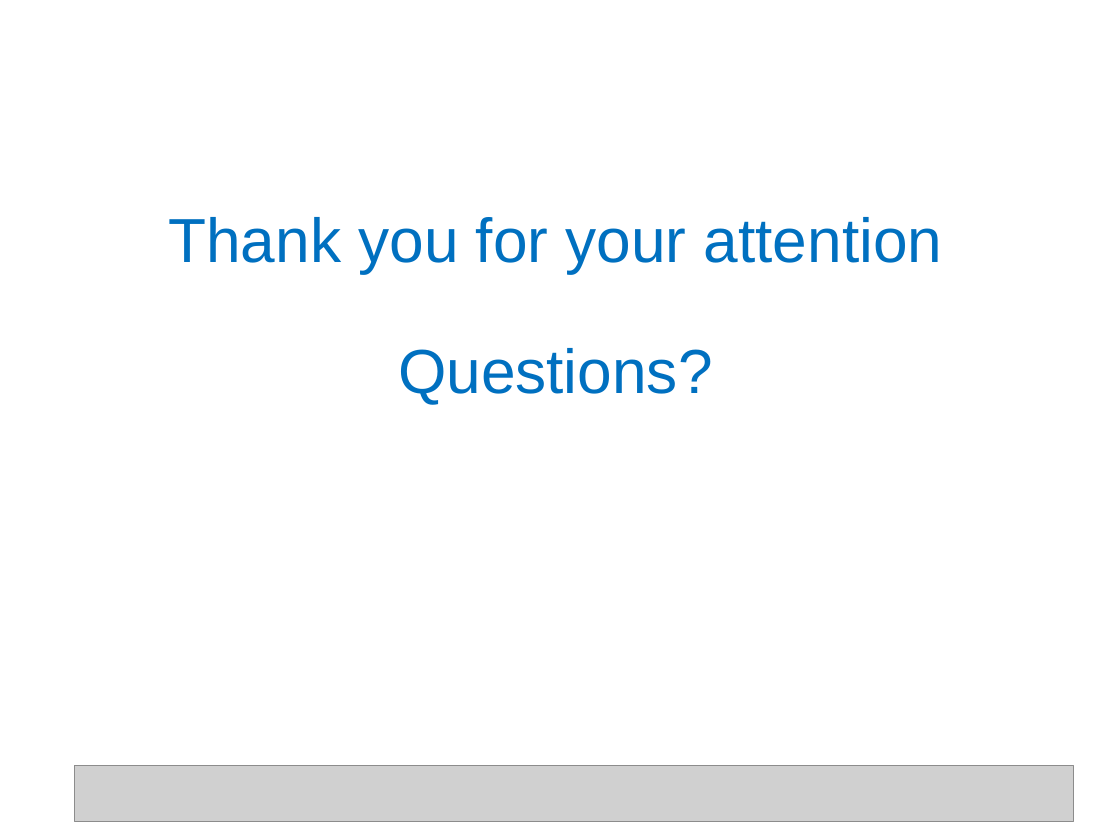
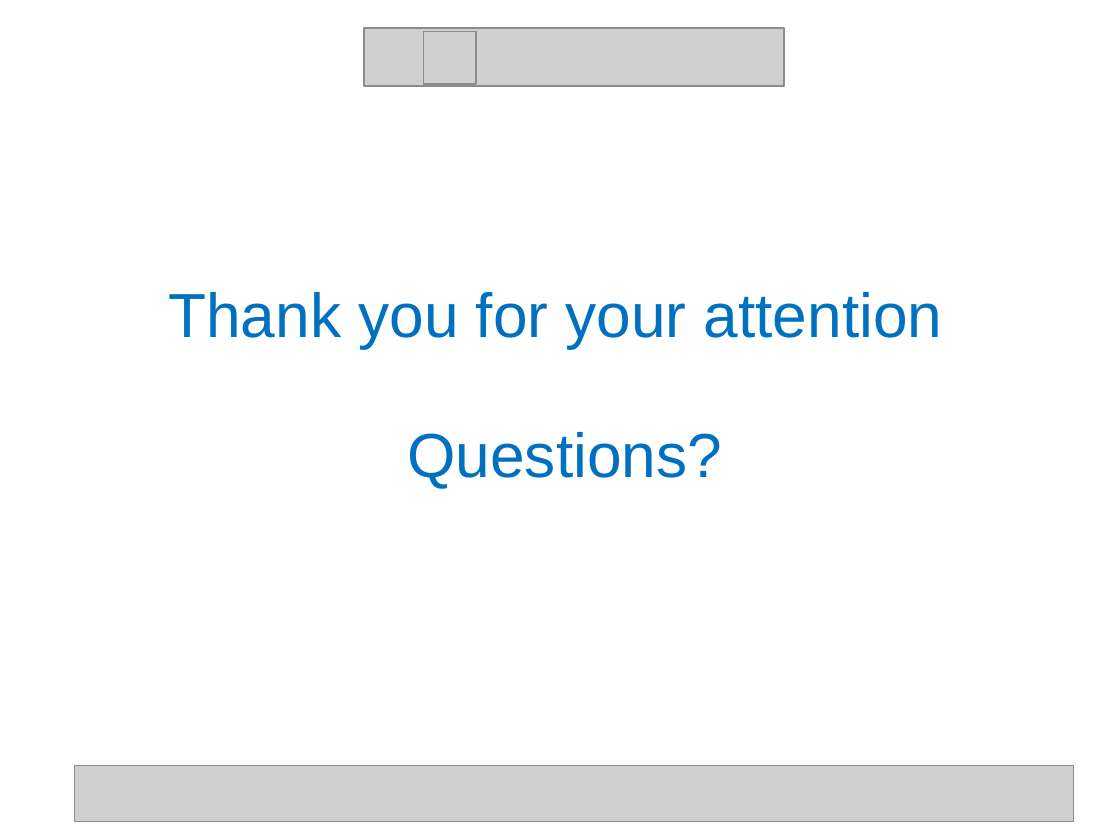
Before and after one commit to shyamTum/JavaScript, a slide deck: slide 43 of Final.pptx (slide 42 before the commit). Drawn at 1120x840 pixels with LibreOffice and Linux fonts; fonts in the diff are those of the drawing; grey boxes stand for pictures. Boxes give left, top, right and bottom in pixels: in the first picture for what was removed or moved away, otherwise in the second. Text is boxed around its words. In the diff, an @@ line names an element or a change of style, - is before the commit and + after.

```diff
--- a/Final.pptx
+++ b/Final.pptx
@@ picture added at (364,28,784,86) @@
@@ picture added at (423,31,476,84) @@
@@ title "Thank you for your attention": place and size @@
-title "Thank you for your attention" at (168,217,942,274)
+title "Thank you for your attention" at (168,292,942,348)
@@ text "Questions?": place and size @@
-text "Questions?" at (398,348,713,404)
+text "Questions?" at (407,432,722,488)
```
Also in this commit, not shown: 10 other slides changed, 1 slide added, 1 other file.
